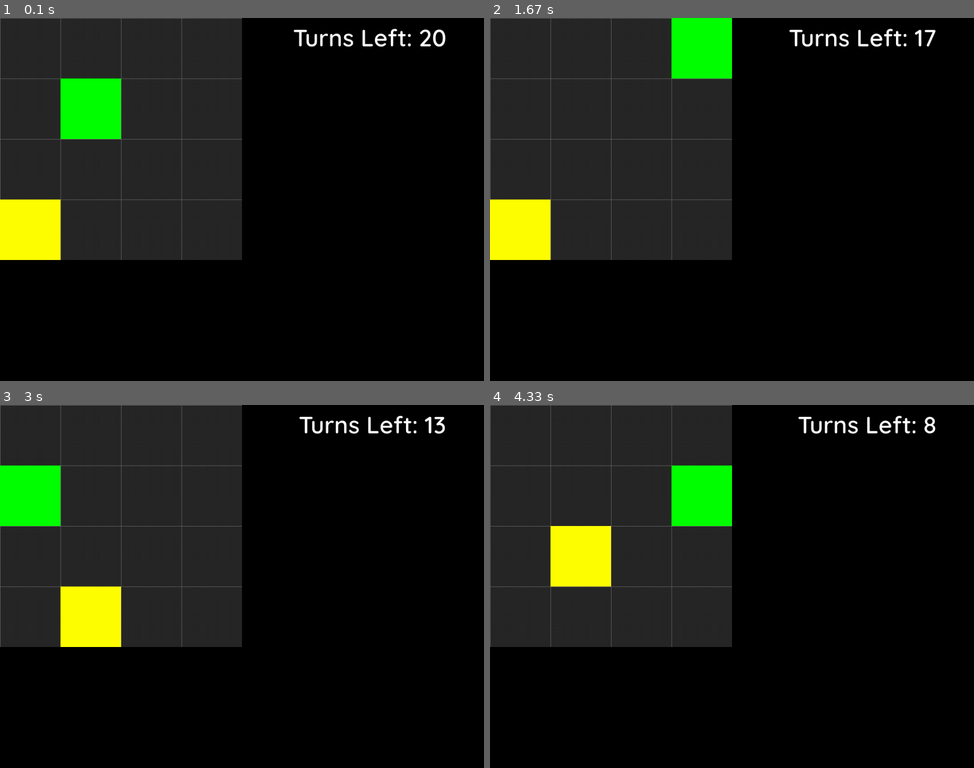
Above: before the commit, frames 1-4 (two rows, left to right).
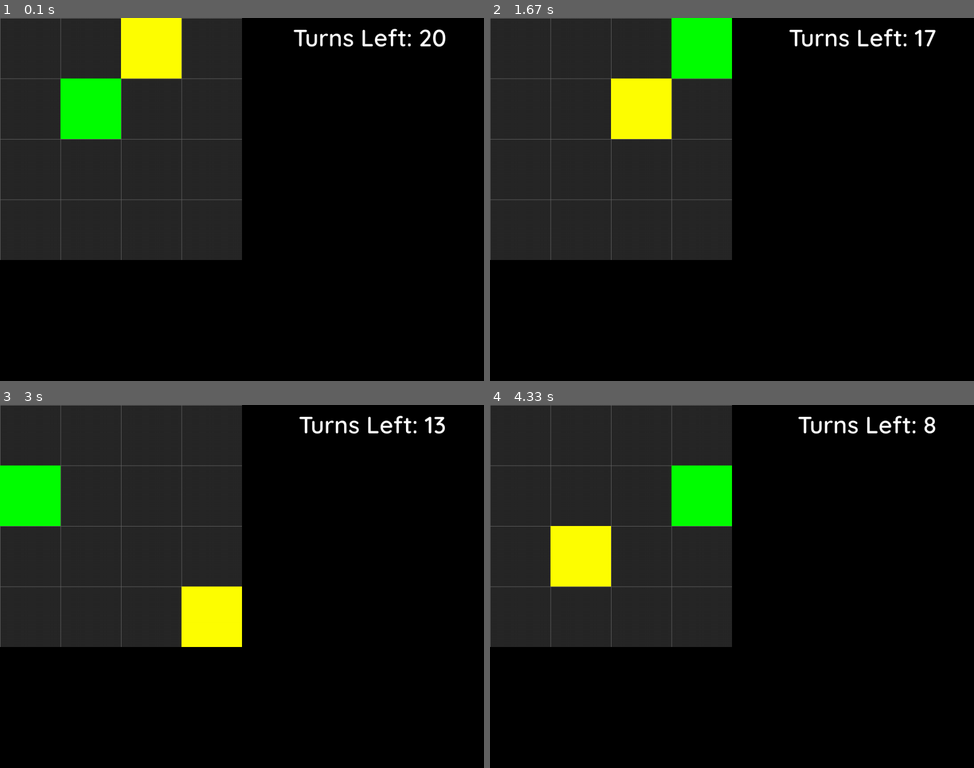
Above: after the commit, the same moments.

Repository: WyattSt/group-2
Game: pygame game, started from Invisible Stalker Improved/main.py
The game is run twice, just before and just after one commit, with the same random seed, the same clock (stepped at 60 frames per second) and the same inputs.
Inputs:
- Up to frame 1 (0.1 s): no input
- Up to frame 2 (1.67 s): hold D 0.33-0.8 s; hold W 0.83-1.13 s; hold D 1.17-1.63 s
- Up to frame 3 (3 s): hold A 1.67-2.2 s; hold S 2.23-2.53 s; hold A 2.57-2.97 s
- Up to frame 4 (4.33 s): hold W 3-3.37 s; hold D 3.4-4.03 s; hold S from 4.07 s (still down)

The runs differ from the first frame. In frame 1, 4.2% of the frame differs, in the area x 0-38%, y 0-67%; in frame 2, 4.2%; in frame 3, 4.2%; in frame 4, nothing differs.

Commit message:
Updated Stalker Movement, game now detects stalker and player collision

Diff:
--- a/Invisible Stalker Improved/main.py
+++ b/Invisible Stalker Improved/main.py
@@ -50,7 +50,7 @@
         self.all_sprites = pg.sprite.Group()
         self.walls = pg.sprite.Group()
         self.player = Player(self, 1, 1)
-        self.stalker = Stalker(self, random.randint(0,4), random.randint(0,4))
+        self.stalker = Stalker(self, random.choice([i for i in range(0,3) if i not in[1]]) , random.choice([i for i in range(0,3) if i not in [1]]))
 
         # BOUNDARIES
         for x in range(0, 4):
@@ -106,6 +106,10 @@
         self.draw_text('Turns Left: {}'.format(turn), self.hud_font, 50, WHITE, WIDTH - 80, 10, align="ne")
         if turn == 0:
             self.draw_text('Game Over: Out of Turns', self.hud_font, 70, WHITE, WIDTH/2, HEIGHT - 125, align="center")
+        if self.player.rect.colliderect(self.stalker):
+            global stalker_found
+            stalker_found = 1
+            self.draw_text('Stalker Found!', self.hud_font, 70, WHITE, WIDTH/2, HEIGHT - 125, align="center")
         pg.display.flip()
 
     # Take user input ( WASD for movement )
@@ -115,7 +119,8 @@
                 self.quit()
             if event.type == pg.KEYDOWN:
                 global turn
-                if turn > 0:
+                global stalker_found
+                if turn > 0 and stalker_found == 0:
                     if event.key == pg.K_ESCAPE:
                         self.quit()
                     if event.key == pg.K_a:
@@ -139,6 +144,7 @@
 # Start the game
 g = Game()
 turn = 20
+stalker_found = 0
 
 while True:
     g.new()
--- a/Invisible Stalker Improved/sprites.py
+++ b/Invisible Stalker Improved/sprites.py
@@ -30,6 +30,10 @@
     def update(self):
         self.rect.x = self.x * TILESIZE
         self.rect.y = self.y * TILESIZE
+
+
+
+
 
 # Defining the Stalker
 class Stalker(pg.sprite.Sprite):
